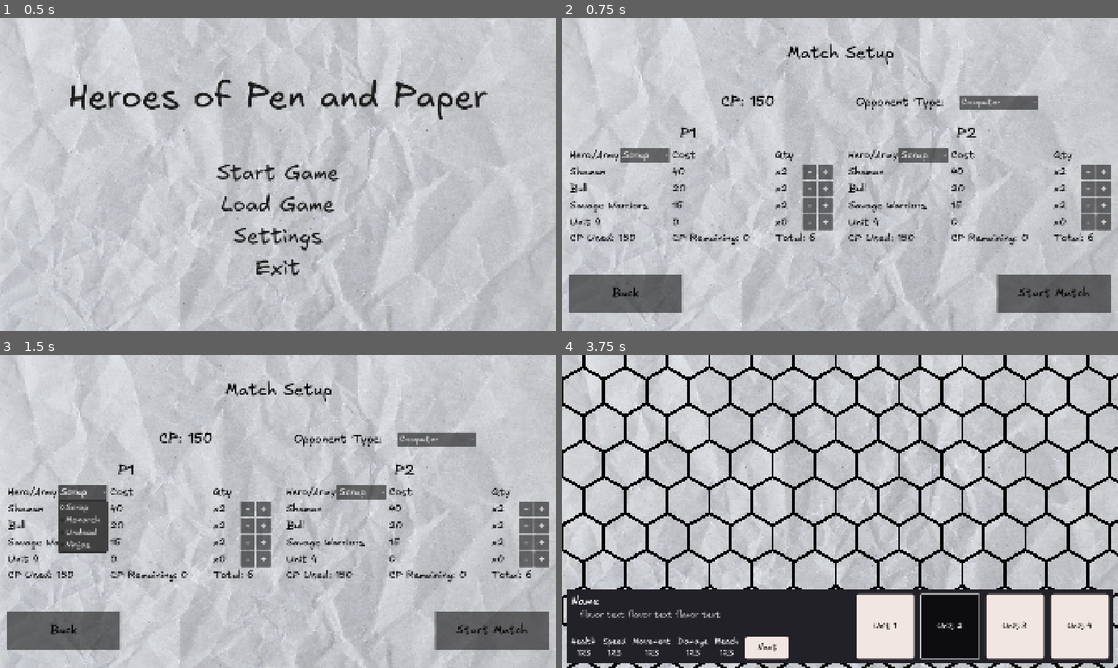
Above: before the commit, frames 1-4 (two rows, left to right).
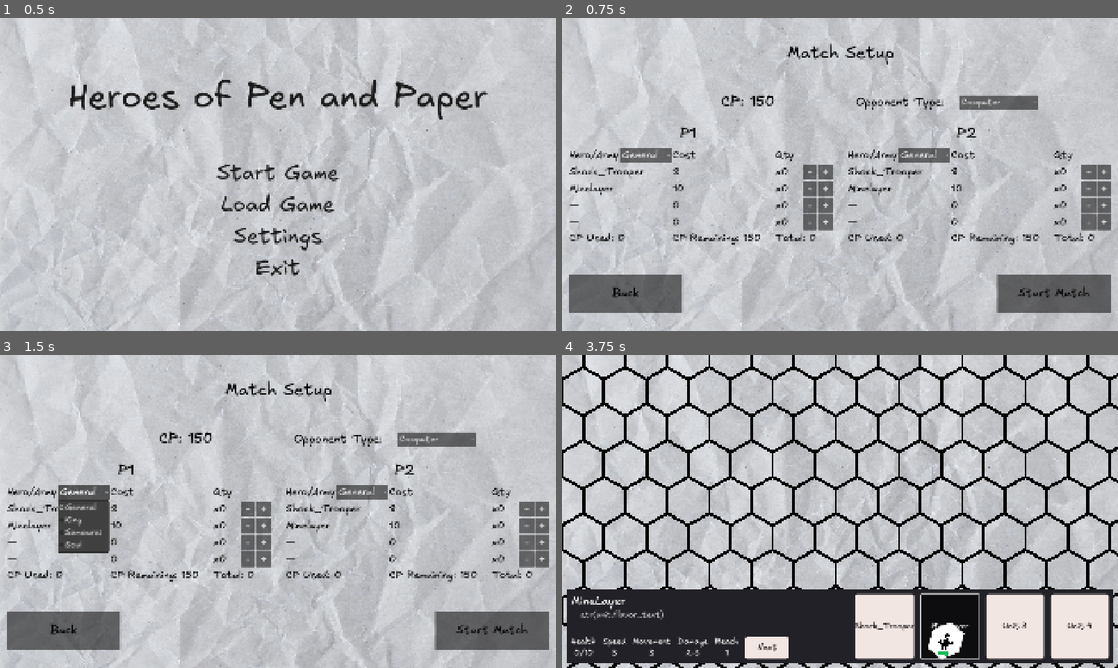
Above: after the commit, the same moments.

Repository: stvnnfrl/Portfolio
Game: Godot game, scene res://screens/main_menu/main_menu.tscn
Two runs of this game, one before a commit and one after it. Both use one fixed random seed, a clock stepped at 60 frames per second and the inputs below. The engine's default icon, where the game draws it, is replaced by a stand-in: a white triangle on a blue panel in a dark square.
Inputs (mouse positions are in pixels of both pictures, inside the frame that each line leads up to):
- Up to frame 1 (0.5 s): no input
- Up to frame 2 (0.75 s): click "Start Game" at 0.5 s
- Up to frame 3 (1.5 s): click (83, 492) at 1.25 s, where only the run before the commit has a clickable "Scrap"
- Up to frame 4 (3.75 s): click (645, 492) at 2 s, where only the run after the commit has a clickable "General"; click "Start Match" at 2.75 s; click "Unit 2" (after the commit: "MineLayer") at 3.5 s

Frame 1 is identical in both runs. In frame 2, 2.8% of the frame differs, in the area x 1-98%, y 41-73%; in frame 3, 3.0%; in frame 4, 1.3%.
Error before the commit: Invalid access to property or key 'units' on a base object of type 'Nil'. (res://screens/battle/pregame/pregame.gd:33)
Error after the commit: Out of bounds get index '2' (on base: 'Array[Unit]') (res://screens/battle/pregame/unit_selector.gd:37)

Commit message:
Match setup almost working

Diff:
--- a/hpp/army/stub_units/heroStub.tscn
+++ /dev/null
@@ -1,10 +0,0 @@
-[gd_scene load_steps=3 format=3 uid="uid://ca1h54nw6yx8i"]
-
-[ext_resource type="Texture2D" uid="uid://b3eod7vx82xu0" path="res://icon.svg" id="1_qgsar"]
-[ext_resource type="Script" uid="uid://dfcplpmysma8t" path="res://army/stub_units/hero_stub.gd" id="2_d1elg"]
-
-[node name="HeroStub" type="Sprite2D"]
-modulate = Color(1, 1, 0, 1)
-texture = ExtResource("1_qgsar")
-script = ExtResource("2_d1elg")
-metadata/_custom_type_script = "uid://6t3vhpqhegoj"
--- a/hpp/army/stub_units/hero_stub.gd
+++ /dev/null
@@ -1,11 +0,0 @@
-extends Hero
-
-func _init():
-	units = [
-		preload("res://army/stub_units/stub1.tscn"),
-		preload("res://army/stub_units/stub2.tscn"),
-		preload("res://army/stub_units/stub3.tscn"),
-		preload("res://army/stub_units/stub4.tscn")
-	]
-
-	spells = []
--- a/hpp/army/stub_units/stub1.tscn
+++ /dev/null
@@ -1,48 +0,0 @@
-[gd_scene load_steps=6 format=3 uid="uid://kq6vx8h4ebjx"]
-
-[ext_resource type="PackedScene" uid="uid://6v2upjya8370" path="res://army/base_unit/unit.tscn" id="1_g2e7q"]
-[ext_resource type="Texture2D" uid="uid://bjyaxdifbl0n4" path="res://army/units/minelayer.png" id="2_f28gt"]
-
-[sub_resource type="AtlasTexture" id="AtlasTexture_pucm5"]
-atlas = ExtResource("2_f28gt")
-region = Rect2(0, 0, 32, 32)
-
-[sub_resource type="AtlasTexture" id="AtlasTexture_s2jsv"]
-atlas = ExtResource("2_f28gt")
-region = Rect2(0, 32, 32, 32)
-
-[sub_resource type="SpriteFrames" id="SpriteFrames_xl3wp"]
-animations = [{
-"frames": [{
-"duration": 1.0,
-"texture": SubResource("AtlasTexture_pucm5")
-}, {
-"duration": 1.0,
-"texture": SubResource("AtlasTexture_s2jsv")
-}],
-"loop": true,
-"name": &"idle",
-"speed": 5.0
-}]
-
-[node name="MineLayer" node_paths=PackedStringArray("anim_sprite", "hex_halo", "health_bar") instance=ExtResource("1_g2e7q")]
-unit_name = "stub1"
-max_health = 10
-speed = 3
-movement = 3
-dmg_min = 2
-dmg_max = 3
-reach = 1
-cost = 10
-anim_sprite = NodePath("AnimatedPixelArt")
-hex_halo = NodePath("HexHalo")
-health_bar = NodePath("HealthBar")
-
-[node name="HexHalo" parent="." index="0"]
-modulate = Color(1, 0.066300355, 0.29002023, 1)
-self_modulate = Color(0.9140737, 0.52816975, 0.085502185, 1)
-
-[node name="AnimatedPixelArt" parent="." index="1"]
-position = Vector2(2, 0)
-sprite_frames = SubResource("SpriteFrames_xl3wp")
-animation = &"idle"
--- a/hpp/army/stub_units/stub2.tscn
+++ /dev/null
@@ -1,47 +0,0 @@
-[gd_scene load_steps=6 format=3 uid="uid://bua7vqlcvi07q"]
-
-[ext_resource type="PackedScene" uid="uid://6v2upjya8370" path="res://army/base_unit/unit.tscn" id="1_sdb37"]
-[ext_resource type="Texture2D" uid="uid://bjyaxdifbl0n4" path="res://army/units/minelayer.png" id="2_g78ok"]
-
-[sub_resource type="AtlasTexture" id="AtlasTexture_pucm5"]
-atlas = ExtResource("2_g78ok")
-region = Rect2(0, 0, 32, 32)
-
-[sub_resource type="AtlasTexture" id="AtlasTexture_s2jsv"]
-atlas = ExtResource("2_g78ok")
-region = Rect2(0, 32, 32, 32)
-
-[sub_resource type="SpriteFrames" id="SpriteFrames_xl3wp"]
-animations = [{
-"frames": [{
-"duration": 1.0,
-"texture": SubResource("AtlasTexture_pucm5")
-}, {
-"duration": 1.0,
-"texture": SubResource("AtlasTexture_s2jsv")
-}],
-"loop": true,
-"name": &"idle",
-"speed": 5.0
-}]
-
-[node name="MineLayer" node_paths=PackedStringArray("anim_sprite", "hex_halo", "health_bar") instance=ExtResource("1_sdb37")]
-unit_name = "stub2"
-max_health = 10
-speed = 3
-movement = 3
-dmg_min = 2
-dmg_max = 3
-reach = 1
-cost = 10
-anim_sprite = NodePath("AnimatedPixelArt")
-hex_halo = NodePath("HexHalo")
-health_bar = NodePath("HealthBar")
-
-[node name="HexHalo" parent="." index="0"]
-modulate = Color(0, 0.41941375, 0.9970935, 1)
-
-[node name="AnimatedPixelArt" parent="." index="1"]
-position = Vector2(2, 0)
-sprite_frames = SubResource("SpriteFrames_xl3wp")
-animation = &"idle"
--- a/hpp/army/stub_units/stub3.tscn
+++ /dev/null
@@ -1,47 +0,0 @@
-[gd_scene load_steps=6 format=3 uid="uid://073d3d3uf5rv"]
-
-[ext_resource type="PackedScene" uid="uid://6v2upjya8370" path="res://army/base_unit/unit.tscn" id="1_h0dx0"]
-[ext_resource type="Texture2D" uid="uid://bjyaxdifbl0n4" path="res://army/units/minelayer.png" id="2_7v836"]
-
-[sub_resource type="AtlasTexture" id="AtlasTexture_pucm5"]
-atlas = ExtResource("2_7v836")
-region = Rect2(0, 0, 32, 32)
-
-[sub_resource type="AtlasTexture" id="AtlasTexture_s2jsv"]
-atlas = ExtResource("2_7v836")
-region = Rect2(0, 32, 32, 32)
-
-[sub_resource type="SpriteFrames" id="SpriteFrames_xl3wp"]
-animations = [{
-"frames": [{
-"duration": 1.0,
-"texture": SubResource("AtlasTexture_pucm5")
-}, {
-"duration": 1.0,
-"texture": SubResource("AtlasTexture_s2jsv")
-}],
-"loop": true,
-"name": &"idle",
-"speed": 5.0
-}]
-
-[node name="MineLayer" node_paths=PackedStringArray("anim_sprite", "hex_halo", "health_bar") instance=ExtResource("1_h0dx0")]
-unit_name = "stub3"
-max_health = 10
-speed = 3
-movement = 3
-dmg_min = 2
-dmg_max = 3
-reach = 1
-cost = 10
-anim_sprite = NodePath("AnimatedPixelArt")
-hex_halo = NodePath("HexHalo")
-health_bar = NodePath("HealthBar")
-
-[node name="HexHalo" parent="." index="0"]
-modulate = Color(0.0020629803, 0.9999998, 0.3766716, 1)
-
-[node name="AnimatedPixelArt" parent="." index="1"]
-position = Vector2(2, 0)
-sprite_frames = SubResource("SpriteFrames_xl3wp")
-animation = &"idle"
--- a/hpp/army/stub_units/stub4.tscn
+++ /dev/null
@@ -1,47 +0,0 @@
-[gd_scene load_steps=6 format=3 uid="uid://coerktw3qujr"]
-
-[ext_resource type="PackedScene" uid="uid://6v2upjya8370" path="res://army/base_unit/unit.tscn" id="1_8jqpg"]
-[ext_resource type="Texture2D" uid="uid://bjyaxdifbl0n4" path="res://army/units/minelayer.png" id="2_eha51"]
-
-[sub_resource type="AtlasTexture" id="AtlasTexture_pucm5"]
-atlas = ExtResource("2_eha51")
-region = Rect2(0, 0, 32, 32)
-
-[sub_resource type="AtlasTexture" id="AtlasTexture_s2jsv"]
-atlas = ExtResource("2_eha51")
-region = Rect2(0, 32, 32, 32)
-
-[sub_resource type="SpriteFrames" id="SpriteFrames_xl3wp"]
-animations = [{
-"frames": [{
-"duration": 1.0,
-"texture": SubResource("AtlasTexture_pucm5")
-}, {
-"duration": 1.0,
-"texture": SubResource("AtlasTexture_s2jsv")
-}],
-"loop": true,
-"name": &"idle",
-"speed": 5.0
-}]
-
-[node name="MineLayer" node_paths=PackedStringArray("anim_sprite", "hex_halo", "health_bar") instance=ExtResource("1_8jqpg")]
-unit_name = "stub4"
-max_health = 10
-speed = 3
-movement = 3
-dmg_min = 2
-dmg_max = 3
-reach = 1
-cost = 10
-anim_sprite = NodePath("AnimatedPixelArt")
-hex_halo = NodePath("HexHalo")
-health_bar = NodePath("HealthBar")
-
-[node name="HexHalo" parent="." index="0"]
-modulate = Color(0.60865664, 0.0062315846, 0.99679464, 1)
-
-[node name="AnimatedPixelArt" parent="." index="1"]
-position = Vector2(2, 0)
-sprite_frames = SubResource("SpriteFrames_xl3wp")
-animation = &"idle"
--- a/hpp/army/units/mine_layer.tscn
+++ b/hpp/army/units/mine_layer.tscn
@@ -25,7 +25,8 @@
 "speed": 5.0
 }]
 
-[node name="MineLayer" node_paths=PackedStringArray("anim_sprite", "hex_halo", "health_bar") instance=ExtResource("1_pucm5")]
+[node name="MineLayer" instance=ExtResource("1_pucm5")]
+unit_name = "Minelayer"
 max_health = 10
 speed = 3
 movement = 3
@@ -33,9 +34,6 @@
 dmg_max = 3
 reach = 1
 cost = 10
-anim_sprite = NodePath("AnimatedPixelArt")
-hex_halo = NodePath("HexHalo")
-health_bar = NodePath("HealthBar")
 
 [node name="AnimatedPixelArt" parent="." index="1"]
 position = Vector2(2, 0)
--- a/hpp/screens/match_setup/match_setup.tscn
+++ b/hpp/screens/match_setup/match_setup.tscn
@@ -157,13 +157,13 @@
 layout_mode = 2
 selected = 0
 item_count = 4
-popup/item_0/text = "Scrap"
+popup/item_0/text = "General"
 popup/item_0/id = 0
-popup/item_1/text = "Monarch"
+popup/item_1/text = "King"
 popup/item_1/id = 1
-popup/item_2/text = "Undead"
+popup/item_2/text = "Samourai"
 popup/item_2/id = 2
-popup/item_3/text = "Ninjas"
+popup/item_3/text = "Soul"
 popup/item_3/id = 3
 
 [node name="Cost" type="Label" parent="ArmySetup/SelectionP1"]
@@ -331,13 +331,13 @@
 layout_mode = 2
 selected = 0
 item_count = 4
-popup/item_0/text = "Scrap"
+popup/item_0/text = "General"
 popup/item_0/id = 0
-popup/item_1/text = "Monarch"
+popup/item_1/text = "King"
 popup/item_1/id = 1
-popup/item_2/text = "Undead"
+popup/item_2/text = "Samourai"
 popup/item_2/id = 2
-popup/item_3/text = "Ninjas"
+popup/item_3/text = "Soul"
 popup/item_3/id = 3
 
 [node name="Cost" type="Label" parent="ArmySetup/SelectionP2"]
--- a/hpp/screens/match_setup/selection_P1.gd
+++ b/hpp/screens/match_setup/selection_P1.gd
@@ -6,13 +6,10 @@
 # Maps OptionButton index to Hero scene path.
 # Update these paths as new army scenes are created.
 const HERO_SCENES: Array[String] = [
-	"res://army/Monarch/monarch.tscn",   # 0: Scrap (TODO: replace)
-	"res://army/Monarch/monarch.tscn",   # 1: Monarch
-	"res://army/Monarch/monarch.tscn",   # 2: Undead (TODO: replace)
-
-	"res://army/stub_units/heroStub.tscn" # Added stub Hero for testing
-
-	#"res://army/Monarch/monarch.tscn",   # 3: Ninjas (TODO: replace)
+	"res://army/heroes/general.tscn",
+	"res://army/heroes/king.tscn",
+	"res://army/heroes/samourai.tscn",
+	"res://army/heroes/soul.tscn"
 ]
 
 @onready var troop_labels = [$Troop1, $Troop2, $Troop3, $Troop4]
--- a/hpp/screens/match_setup/selection_P2.gd
+++ b/hpp/screens/match_setup/selection_P2.gd
@@ -3,13 +3,10 @@
 ## Identical logic to selection_P1.gd; only node paths differ (SelectionP2).
 
 const HERO_SCENES: Array[String] = [
-	"res://army/Monarch/monarch.tscn",   # 0: Scrap (TODO: replace)
-	"res://army/Monarch/monarch.tscn",   # 1: Monarch
-	"res://army/Monarch/monarch.tscn",   # 2: Undead (TODO: replace)
-
-	"res://army/stub_units/heroStub.tscn" # Added stub Hero for testing
-
-	#"res://army/Monarch/monarch.tscn",   # 3: Ninjas (TODO: replace)
+	"res://army/heroes/general.tscn",
+	"res://army/heroes/king.tscn",
+	"res://army/heroes/samourai.tscn",
+	"res://army/heroes/soul.tscn"
 ]
 
 @onready var troop_labels = [$Troop1, $Troop2, $Troop3, $Troop4]
Not shown, removed: hpp/army/stub_units/hero_stub.gd.uid
